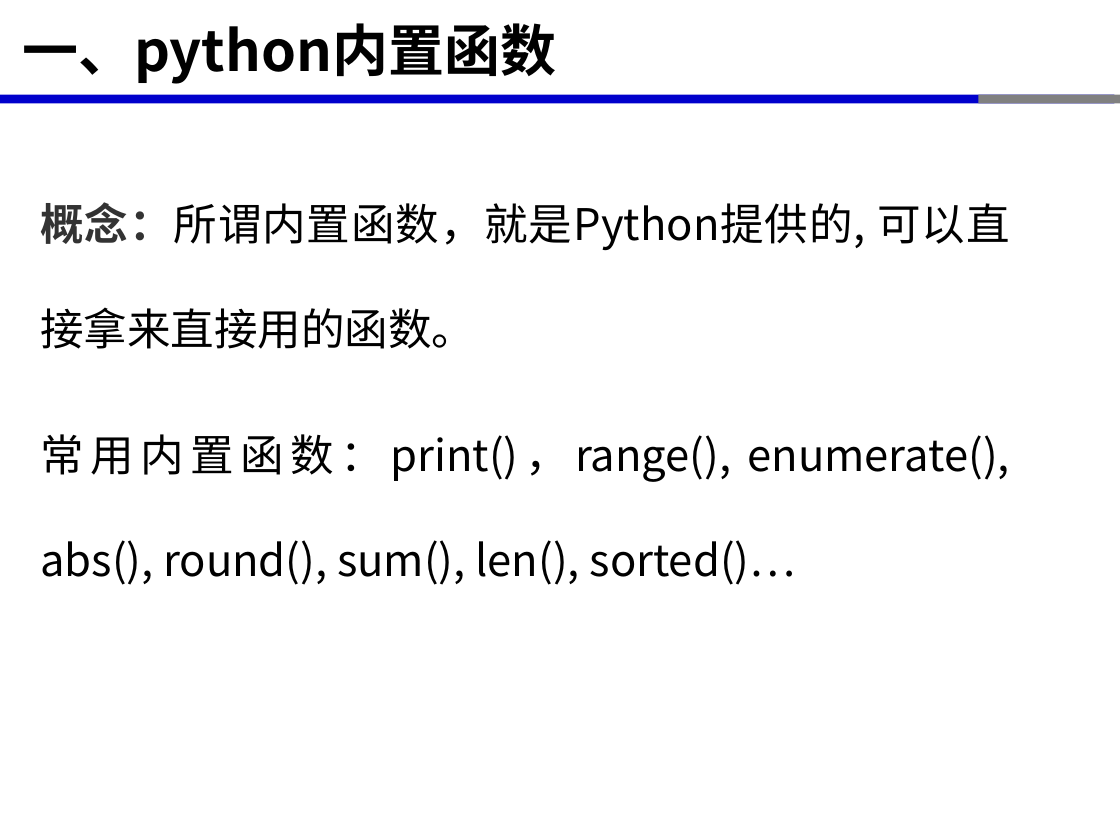
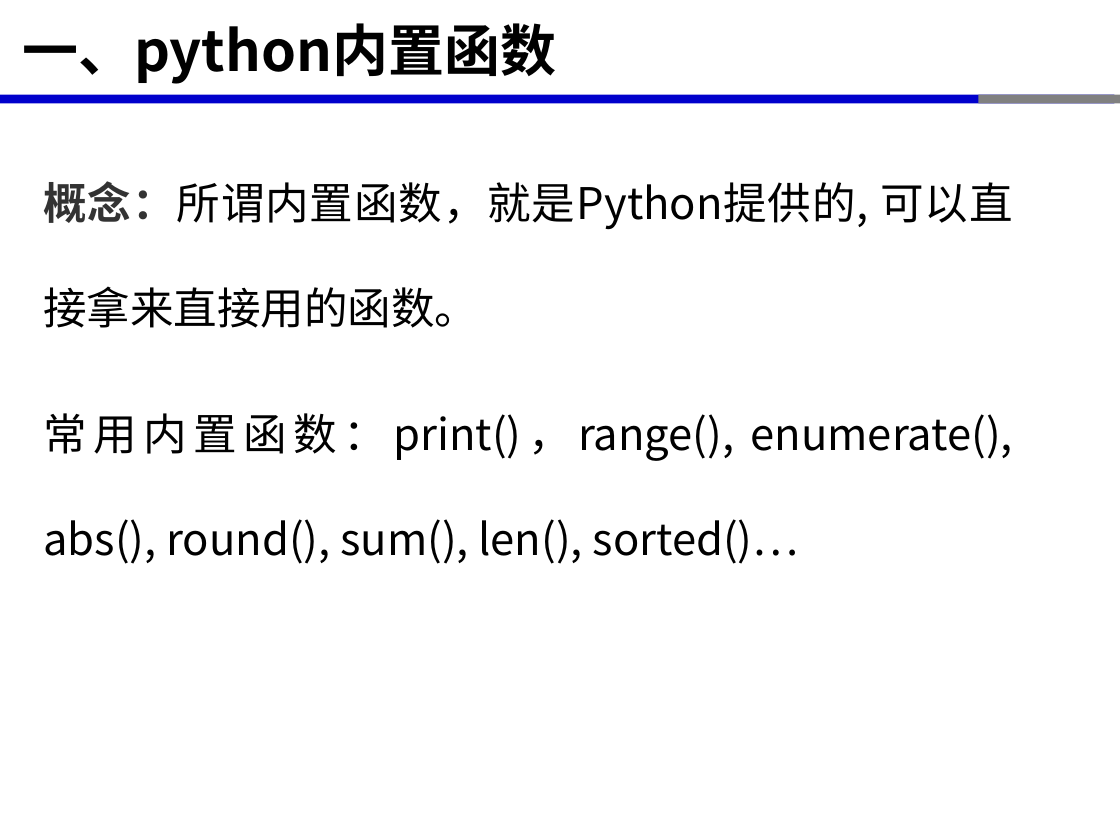
Before and after one commit to xinluo2018/spatial-data-processing, a slide deck: slide 4 of 第2章-Python程序设计基础/第3节-python库调用-2课时.pptx. Drawn at 1120x840 pixels with LibreOffice and Linux fonts; fonts in the diff are those of the drawing. Boxes give left, top, right and bottom in pixels: in the first picture for what was removed or moved away, otherwise in the second. Text is boxed around its words. In the diff, an @@ line names an element or a change of style, - is before the commit and + after.

```diff
--- a/第2章-Python程序设计基础/第3节-python库调用-2课时.pptx
+++ b/第2章-Python程序设计基础/第3节-python库调用-2课时.pptx
@@ text "概念：所谓内置函数，就是Python提供的, 可以直接拿来直接用的函数。": place and size @@
-text "概念：所谓内置函数，就是Python提供的, 可以直接拿来直接用的函数。" at [40,202,1010,585]
+text "概念：所谓内置函数，就是Python提供的, 可以直接拿来直接用的函数。" at [43,181,1013,564]
```
Also in this commit, not shown: 10 other slides changed, 20 other files.
